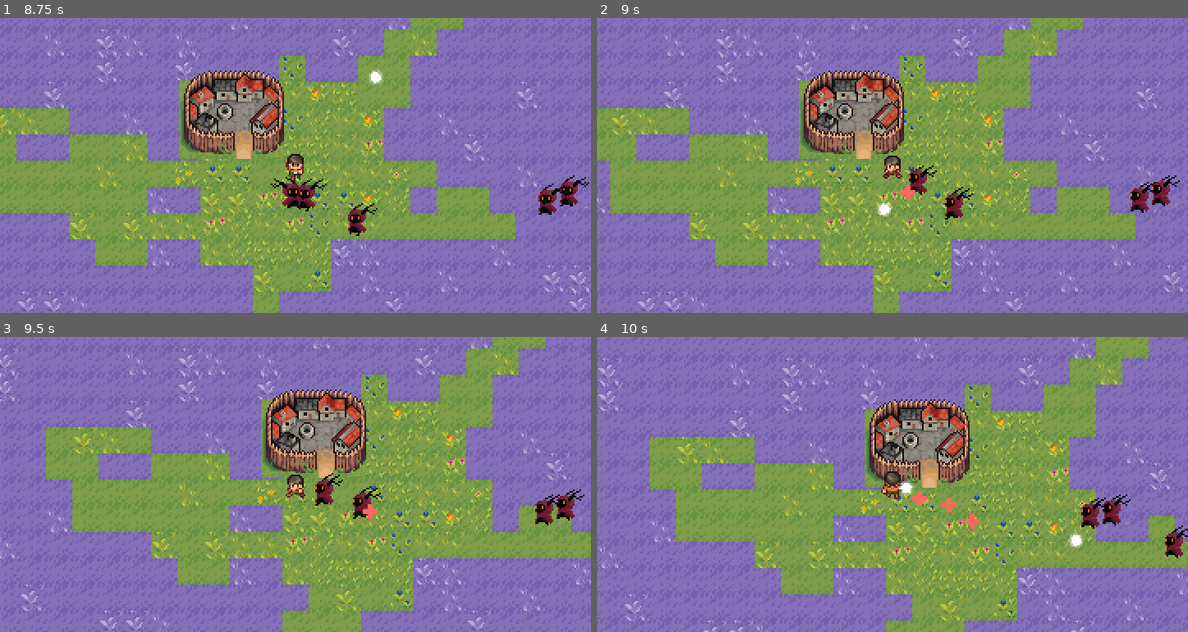
Above: before the commit, frames 1-4 (two rows, left to right).
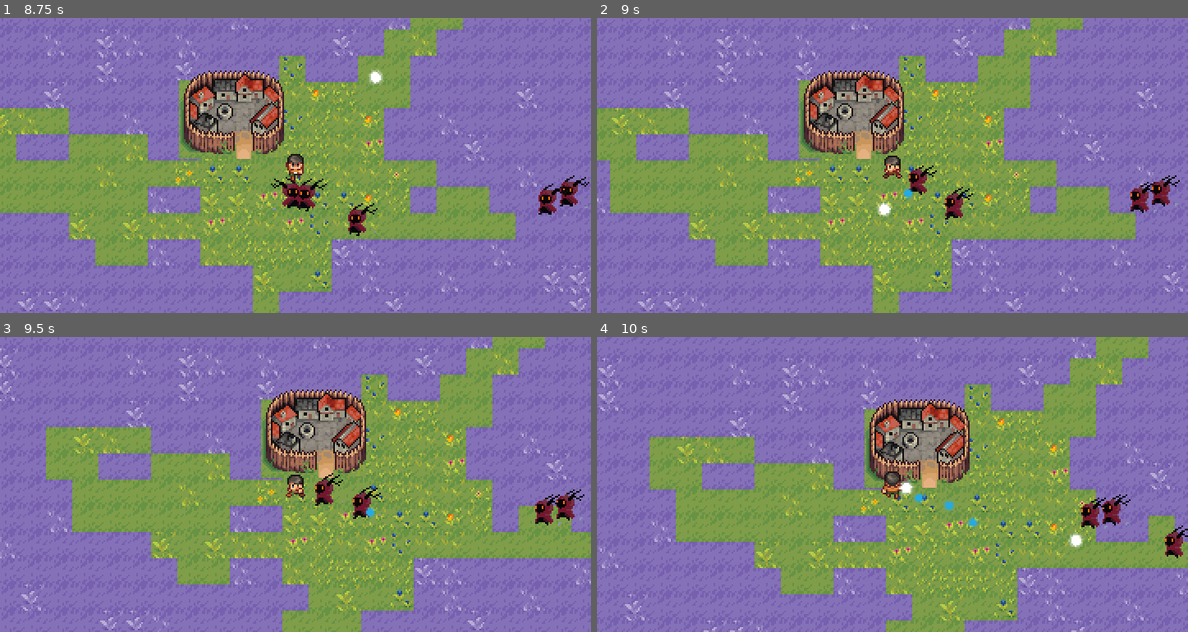
Above: after the commit, the same moments.

Repository: PEMDAS-Studio/GameJam24
Game: Godot game, scene res://BadGrass/grassgame.tscn
Two runs of this game, one before a commit and one after it. Both use one fixed random seed, a clock stepped at 60 frames per second and the inputs below. This scene is started directly instead of the project's main scene.
Inputs (mouse positions are in pixels of both pictures, inside the frame that each line leads up to):
- Up to frame 1 (8.75 s): tap Enter at 0.5 s; move the mouse to (425, 150) at 0.52 s; hold D (right) 0.53-1.28 s; hold Space (grassaction) 0.53-1.28 s; move the mouse to (177, 180) at 1.27 s; hold S (down) 1.28-2.03 s; tap Space (grassaction) every 1.5 s from 1.35 to 7.35 s; move the mouse to (354, 100) at 2.02 s; hold D (right) 2.03-2.78 s; hold Space (grassaction) 2.03-2.78 s; move the mouse to (265, 224) at 2.77 s; hold W (up) 2.78-3.53 s; move the mouse to (472, 209) at 3.52 s; hold Space (grassaction) 3.53-4.28 s; hold A (left) 3.53-5.03 s; move the mouse to (118, 121) at 4.27 s; move the mouse to (325, 165) at 5.02 s; hold S (down) 5.03-5.78 s; hold Space (grassaction) 5.03-5.78 s; move the mouse to (206, 91) at 5.77 s; hold D (right) 5.78-6.53 s; move the mouse to (425, 150) at 6.52 s; hold W (up) 6.53-7.28 s; hold Space (grassaction) 6.53-7.28 s; move the mouse to (177, 180) at 7.27 s; hold D (right) 7.28-8.03 s; move the mouse to (354, 100) at 8.02 s; hold S (down) from 8.03 s (still down); hold Space (grassaction) from 8.03 s (still down)
- Up to frame 2 (9 s): move the mouse to (862, 224) at 8.77 s; release S (down) at 8.78 s; release Space (grassaction) at 8.78 s; hold A (left) from 8.78 s (still down); tap Space (grassaction) at 8.85 s
- Up to frame 3 (9.5 s): keep holding A (left)
- Up to frame 4 (10 s): move the mouse to (1069, 528) at 9.52 s; release A (left) at 9.53 s; hold W (up) from 9.53 s (still down); hold Space (grassaction) from 9.53 s (still down)

Frame 1 is identical in both runs. In frame 2, less than 0.1% of the frame differs, in the area x 51-54%, y 56-62%; in frame 3, less than 0.1%; in frame 4, 0.2%, in the area x 53-65%, y 52-65%.

Commit message:
Made the red cross into blue orb

Diff:
--- a/gameproj/BadGrass/Enemies/pickup.tscn
+++ b/gameproj/BadGrass/Enemies/pickup.tscn
@@ -1,7 +1,7 @@
 [gd_scene load_steps=4 format=3 uid="uid://b3hgs3ieavo6o"]
 
-[ext_resource type="Texture2D" uid="uid://bpvwock0tltpo" path="res://Assets/16x16 Animated Top-down Character V1.1/16x16 Animated Top-down Character V1.1/Full Spritesheet.png" id="1_ph37d"]
 [ext_resource type="Script" path="res://BadGrass/Enemies/pickup.gd" id="1_xdvhu"]
+[ext_resource type="Texture2D" uid="uid://bhiq0ma1vr5ml" path="res://Assets/bullet.png" id="2_3rrqs"]
 
 [sub_resource type="CircleShape2D" id="CircleShape2D_h32cc"]
 radius = 6.0
@@ -10,11 +10,12 @@
 script = ExtResource("1_xdvhu")
 
 [node name="Sprite2D" type="Sprite2D" parent="."]
-modulate = Color(1, 0.411765, 0.376471, 1)
-scale = Vector2(3, 3)
-texture = ExtResource("1_ph37d")
+modulate = Color(0.32549, 0.666667, 0.890196, 1)
+self_modulate = Color(0.458824, 1, 1, 1)
+scale = Vector2(0.7, 0.7)
+texture = ExtResource("2_3rrqs")
 region_enabled = true
-region_rect = Rect2(106.486, 323.647, 4.05391, 3.91876)
+region_rect = Rect2(-0.276863, 0.0854626, 10.4645, 10.1375)
 
 [node name="CollisionShape2D" type="CollisionShape2D" parent="."]
 shape = SubResource("CircleShape2D_h32cc")
